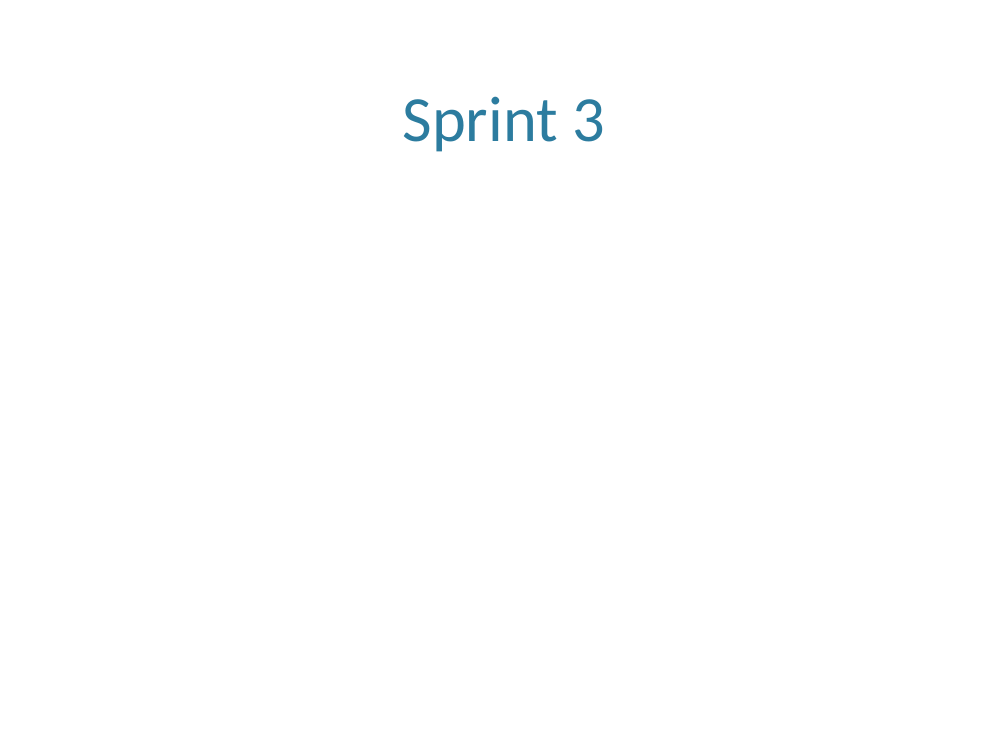
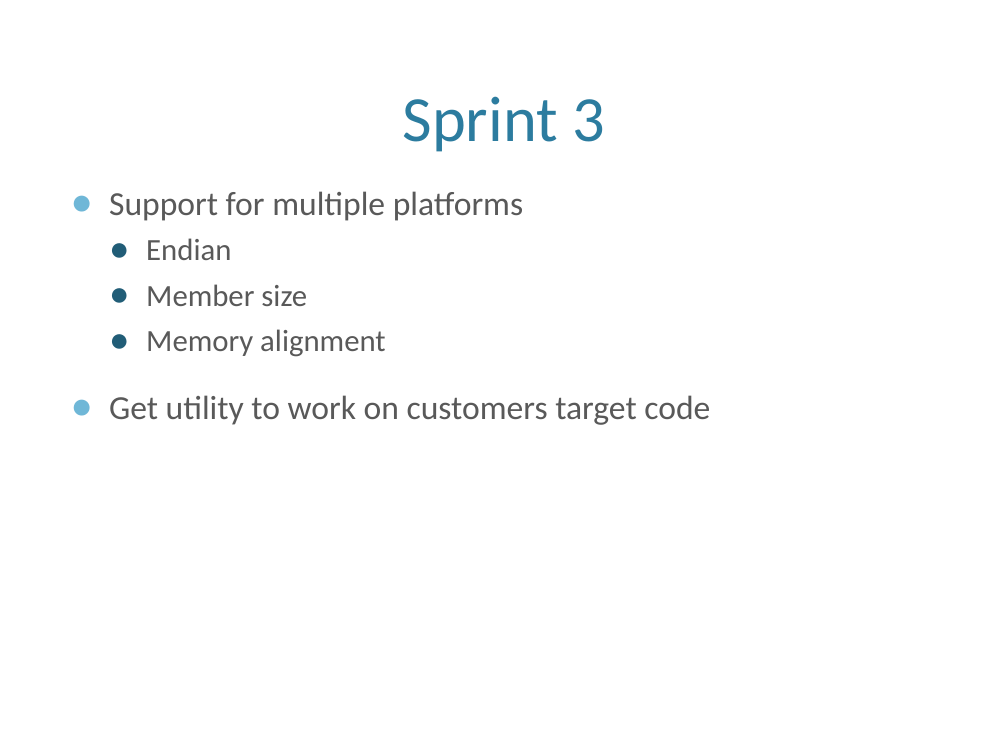
Before and after one commit to eventh/kpro9, a slide deck: slide 27 of presentation/TDT4290_FinalPresentasjon.pptx (slide 22 before the commit). Drawn at 1008x756 pixels with LibreOffice and Linux fonts; fonts in the diff are those of the drawing; background and template pictures are left out. Boxes give left, top, right and bottom in pixels: in the first picture for what was removed or moved away, otherwise in the second. Text is boxed around its words. In the diff, an @@ line names an element or a change of style, - is before the commit and + after.

Commit message:
Some presentation work.

```diff
--- a/presentation/TDT4290_FinalPresentasjon.pptx
+++ b/presentation/TDT4290_FinalPresentasjon.pptx
@@ text added at (x1=109, y1=191, x2=710, y2=425), 24 pt, text #595959 @@
+● Support for multiple platforms
+  ● Endian
+  ● Member size
+  ● Memory alignment
+● Get utility to work on customers target code
```
Also in this commit, not shown: 2 other slides changed, 10 slides added, 1 slide removed, 4 other files.
